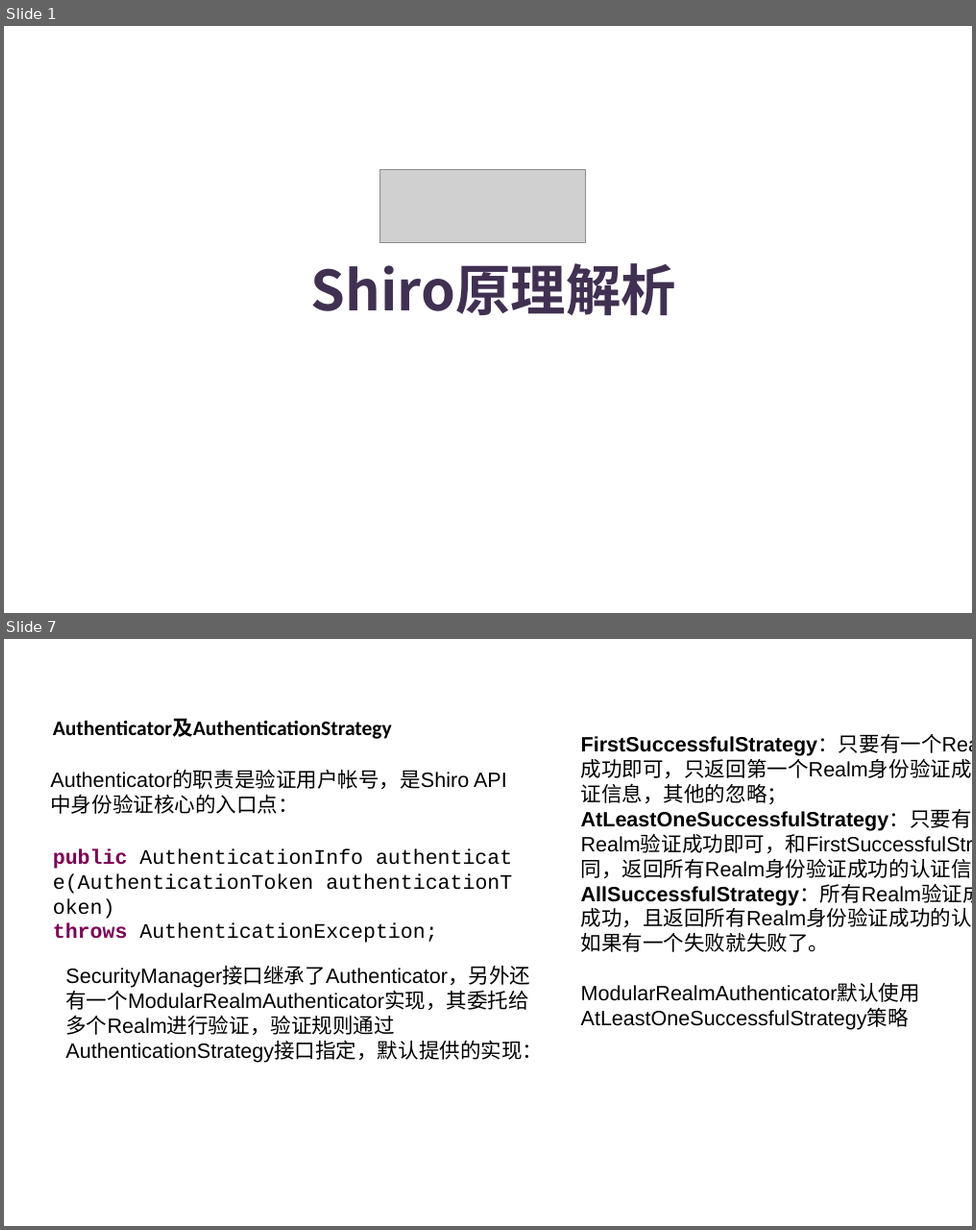
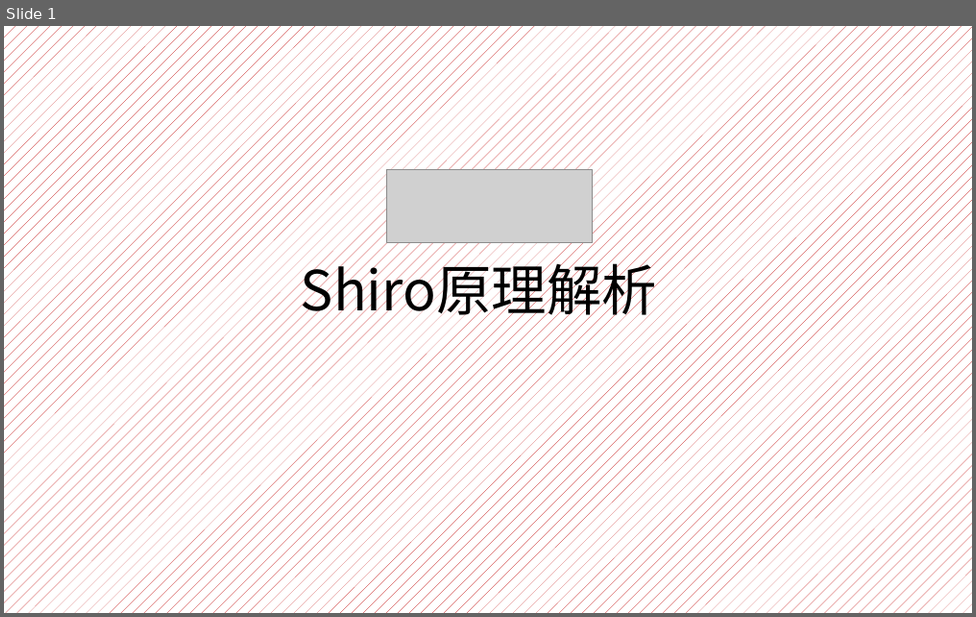
Before and after one commit to yanghaikun/shiro-in-action, a slide deck: shiro原理解析.pptx. Shown one above the other, each under a label of ours: slides 1 and 7 before the commit, slide 1 after it; the slides between them are not shown. The pictures are 976x1230 and 976x617 pixels, drawn with LibreOffice and Linux fonts; fonts in the diff are those of the drawing; grey boxes stand for pictures; background and template pictures are left out. Boxes give left, top, right and bottom in pixels: in the first picture for what was removed or moved away, otherwise in the second. Text is boxed around its words. In the diff, an @@ line names an element or a change of style, - is before the commit and + after.

```diff
--- a/shiro原理解析.pptx
+++ b/shiro原理解析.pptx
@@ slide 7 removed at bbox=[4, 639, 972, 1226], background picture (left out) @@
@@ text removed at bbox=[53, 718, 392, 739] @@
-Authenticator及AuthenticationStrategy
@@ text removed at bbox=[581, 735, 972, 952] @@
-FirstSuccessfulStrategy：只要有一个Realm验证成功即可，只返回第一个Realm身份验证成功的认证信息，其他的忽略；
-AtLeastOneSuccessfulStrategy：只要有一个Realm验证成功即可，和FirstSuccessfulStrategy不同，返回所有Realm身份验证成功的认证信息；
-AllSuccessfulStrategy：所有Realm验证成功才算成功，且返回所有Realm身份验证成功的认证信息，如果有一个失败就失败了。
-ModularRealmAuthenticator默认使用AtLeastOneSuccessfulStrategy策略
@@ text removed at bbox=[50, 771, 469, 789] @@
-Authenticator的职责是验证用户帐号，是Shiro API中身份验证核心的入口点：
@@ text removed at bbox=[53, 848, 437, 942] @@
-public AuthenticationInfo authenticate(AuthenticationToken authenticationToken) throws AuthenticationException;
@@ text removed at bbox=[65, 966, 543, 1062] @@
-SecurityManager接口继承了Authenticator，另外还有一个ModularRealmAuthenticator实现，其委托给多个Realm进行验证，验证规则通过AuthenticationStrategy接口指定，默认提供的实现：
@@ slide 1 changed as well @@
@@ background picture (left out) to pattern #C00000 on #FFFFFF @@
@@ picture: place and size @@
-picture at bbox=[379, 169, 586, 243]
+picture at bbox=[386, 169, 592, 243]
@@ text "Shiro原理解析": place and size @@
-text "Shiro原理解析" at bbox=[311, 263, 676, 315]
+text "Shiro原理解析" at bbox=[301, 254, 657, 325]
@@ text "Shiro原理解析" at bbox=[301, 254, 657, 325]: text colour #403152 to #000000, bold off @@
```
Also in this commit, not shown: 4 other slides changed, 14 slides added, 22 other slides removed.
